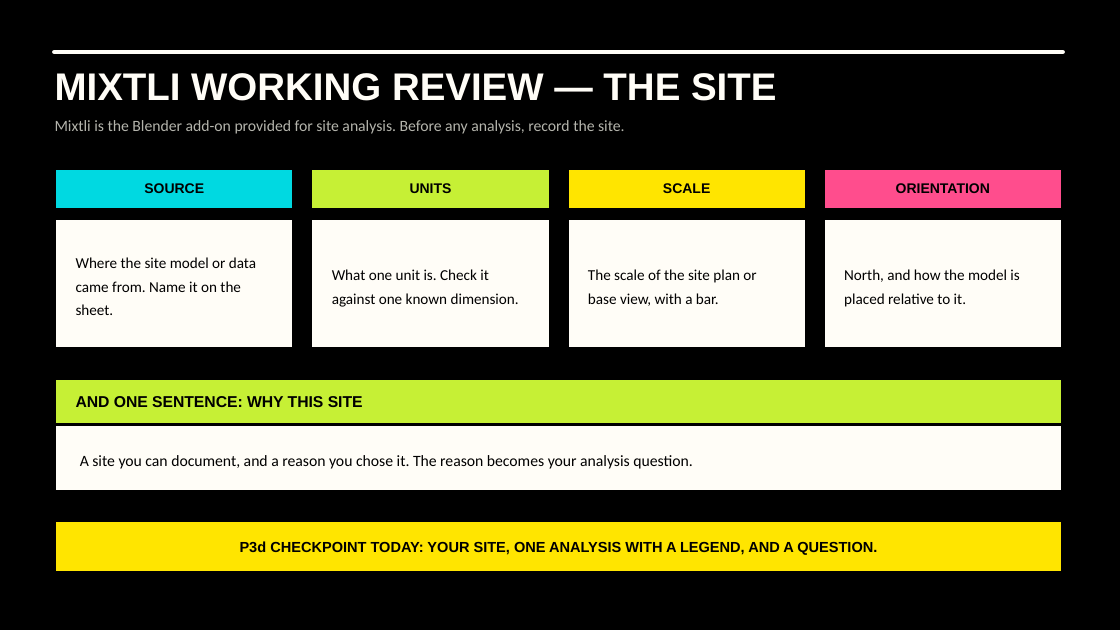
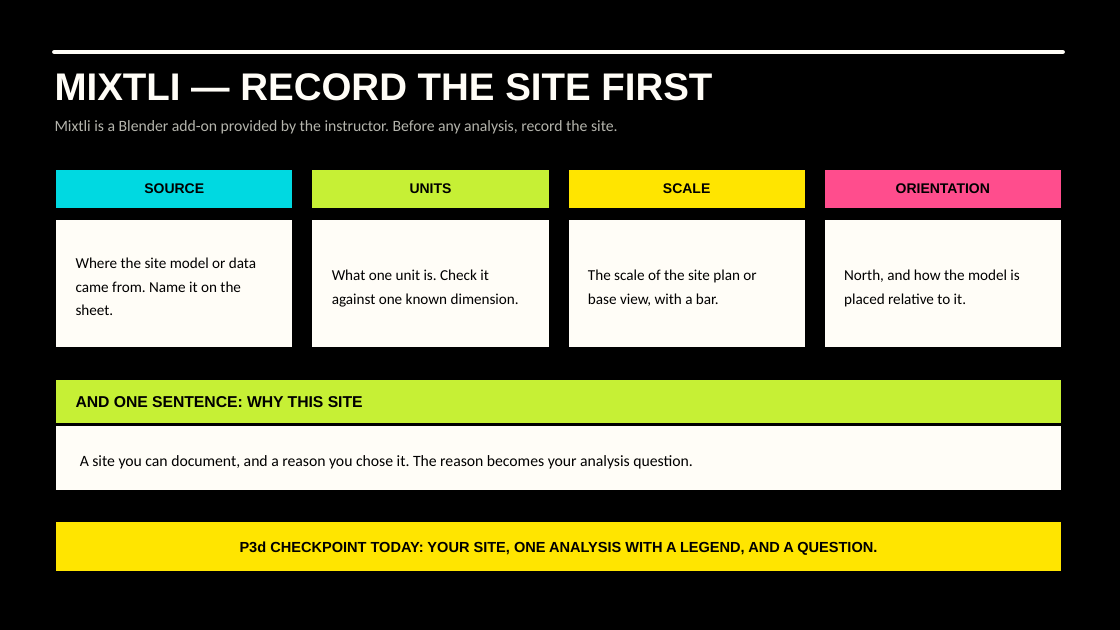
Before and after one commit to luigipacheco/arc3133, a slide deck: slide 3 of slides/ARC3133_Class09.pptx (slide 7 before the commit). Drawn at 1120x630 pixels with LibreOffice and Linux fonts; fonts in the diff are those of the drawing. Boxes give left, top, right and bottom in pixels: in the first picture for what was removed or moved away, otherwise in the second. Text is boxed around its words. In the diff, an @@ line names an element or a change of style, - is before the commit and + after.

```diff
--- a/slides/ARC3133_Class09.pptx
+++ b/slides/ARC3133_Class09.pptx
@@ text at (55,73,712,101): text changed @@
-MIXTLI WORKING REVIEW — THE SITE
+MIXTLI — RECORD THE SITE FIRST
@@ text at (55,120,618,134): text changed @@
-Mixtli is the Blender add-on provided for site analysis. Before any analysis, record the site.
+Mixtli is a Blender add-on provided by the instructor. Before any analysis, record the site.
```
Also in this commit, not shown: 4 other slides changed, 4 slides added, 5 slides removed, 10 other files.
